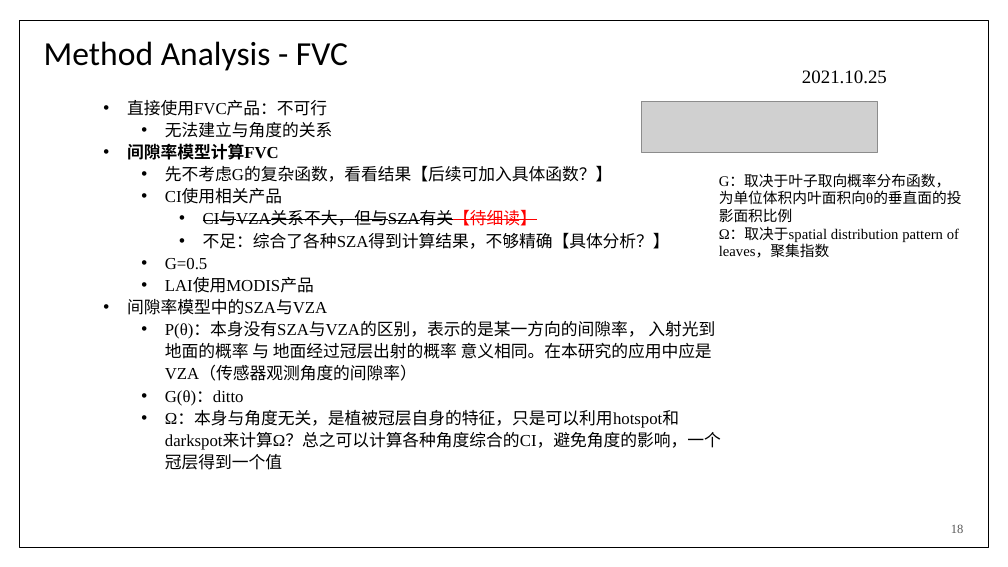
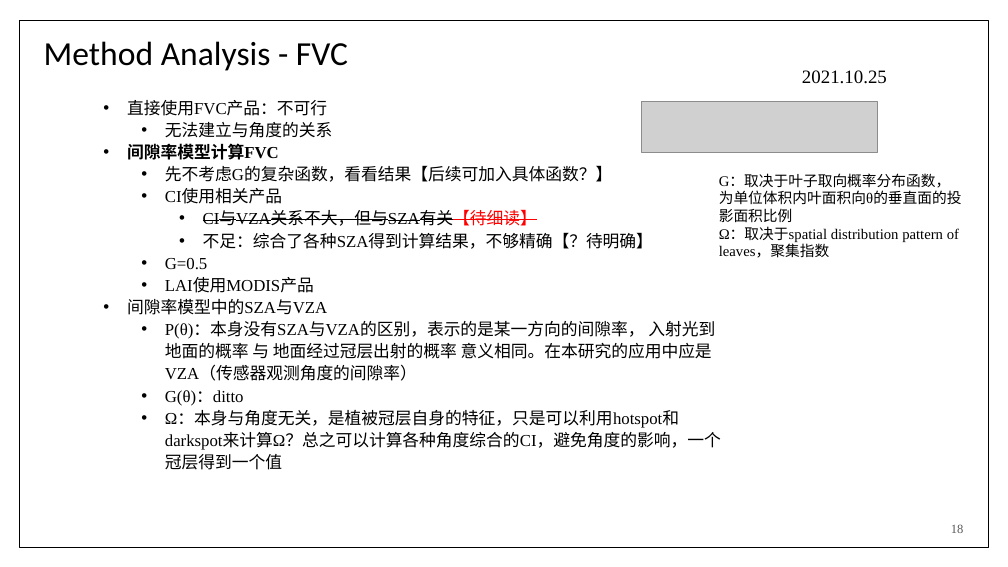
Before and after one commit to beagin/AngularCorrection, a slide deck: slide 18 of summary.pptx. Drawn at 1008x567 pixels with LibreOffice and Linux fonts; fonts in the diff are those of the drawing; grey boxes stand for pictures. Boxes give left, top, right and bottom in pixels: in the first picture for what was removed or moved away, otherwise in the second. Text is boxed around its words. In the diff, an @@ line names an element or a change of style, - is before the commit and + after.

```diff
--- a/summary.pptx
+++ b/summary.pptx
@@ text at bbox=[203, 232, 653, 249]: text changed @@
-    • 不足：综合了各种SZA得到计算结果，不够精确【具体分析？】
+    • 不足：综合了各种SZA得到计算结果，不够精确【？待明确】
```
Also in this commit, not shown: 1 other slide changed, 3 other files.
